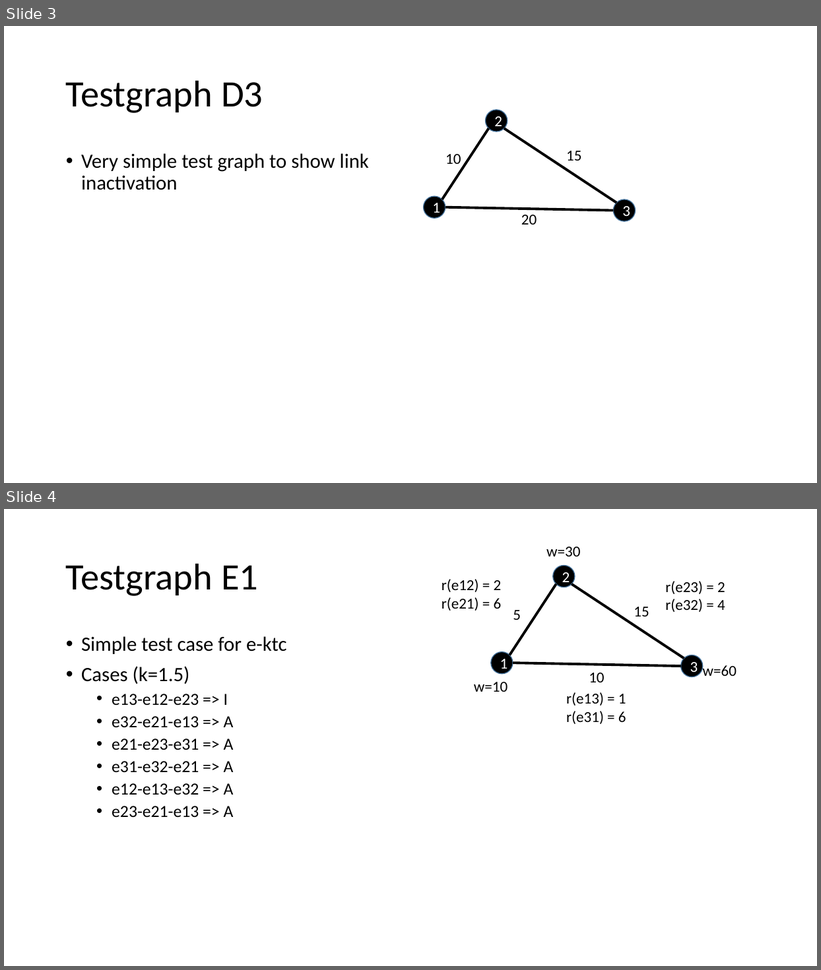
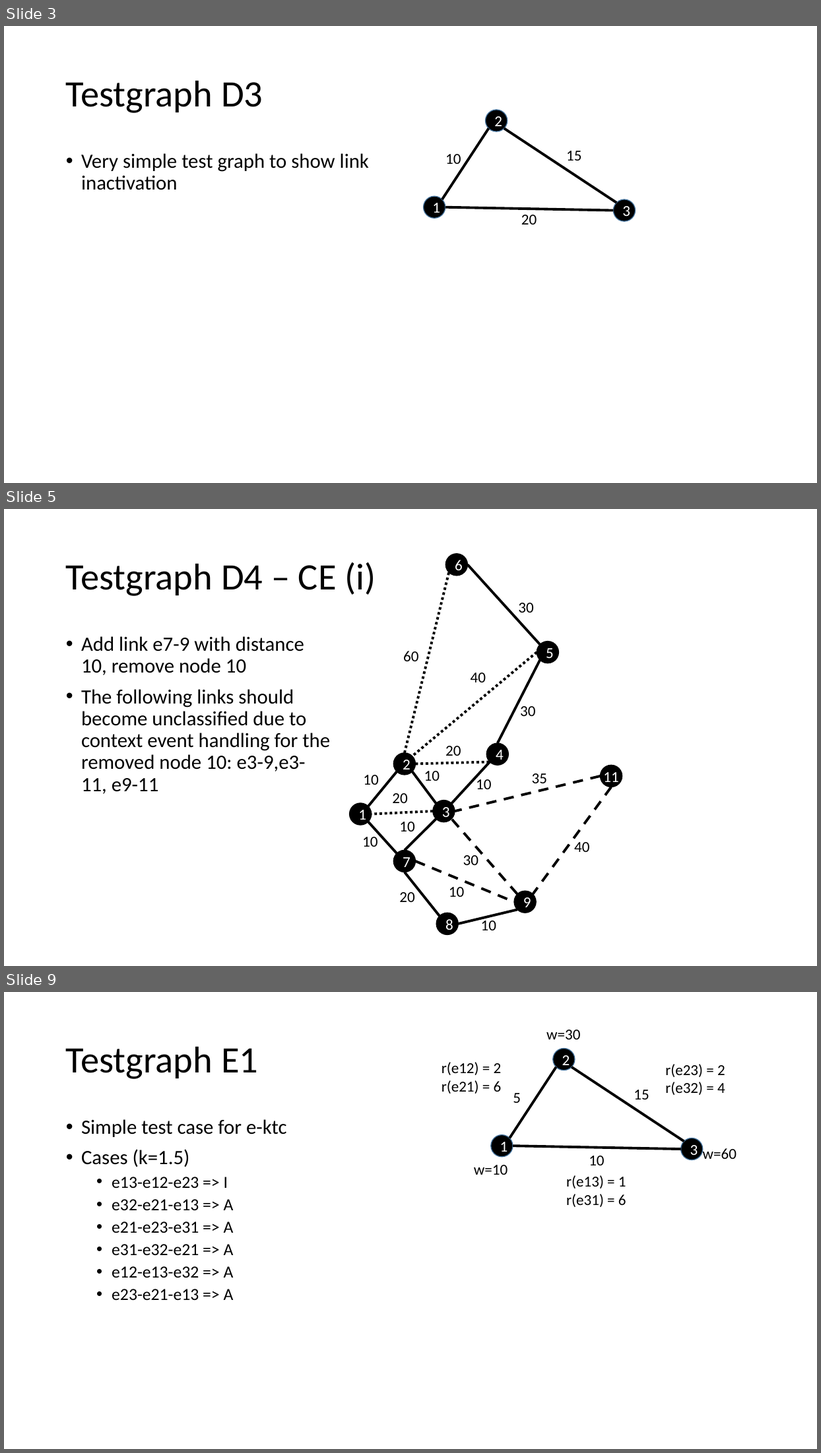
Before and after one commit to eMoflon/cobolt, a slide deck: de.tudarmstadt.maki.modeling.jvlc/instances/testgraphs.pptx. Shown one above the other, each under a label of ours: slides 3 and 4 before the commit, slides 3, 5 and 9 after it; the slides between them are not shown. The pictures are 821x970 and 821x1453 pixels, drawn with LibreOffice and Linux fonts; fonts in the diff are those of the drawing. Boxes give left, top, right and bottom in pixels: in the first picture for what was removed or moved away, otherwise in the second. Text is boxed around its words. In the diff, an @@ line names an element or a change of style, - is before the commit and + after.

Commit message:
More correct context event handling

```diff
--- a/de.tudarmstadt.maki.modeling.jvlc/instances/testgraphs.pptx
+++ b/de.tudarmstadt.maki.modeling.jvlc/instances/testgraphs.pptx
@@ slide 5 added at (4,509,817,966), background #FFFFFF @@
@@ title added at (66,562,376,596), 44 pt, text #000000 @@
+Testgraph D4 – CE (i)
@@ text added at (81,636,330,794), 24 pt, text #000000 @@
+• Add link e7-9 with distance 10, remove node 10
+• The following links should become unclassified due to context event handling for the removed node 10: e3-9,e3-11, e9-11
@@ group added at (350,553,622,935): 10 ellipses @@
+1
+2
+3
+7
+4
+5
+6
+8
+9
+11
@@ group added at (368,564,612,924): 17 lines @@
@@ group added at (362,603,589,931): 17 texts @@
+10
+20
+10
+30
+30
+40
+60
+20
+10
+10
+20
+10
+30
+40
+35
+10
+10
@@ what was slide 4 is now slide 9 @@
```
Also in this commit, not shown: 4 other slides added, 1 other file.
